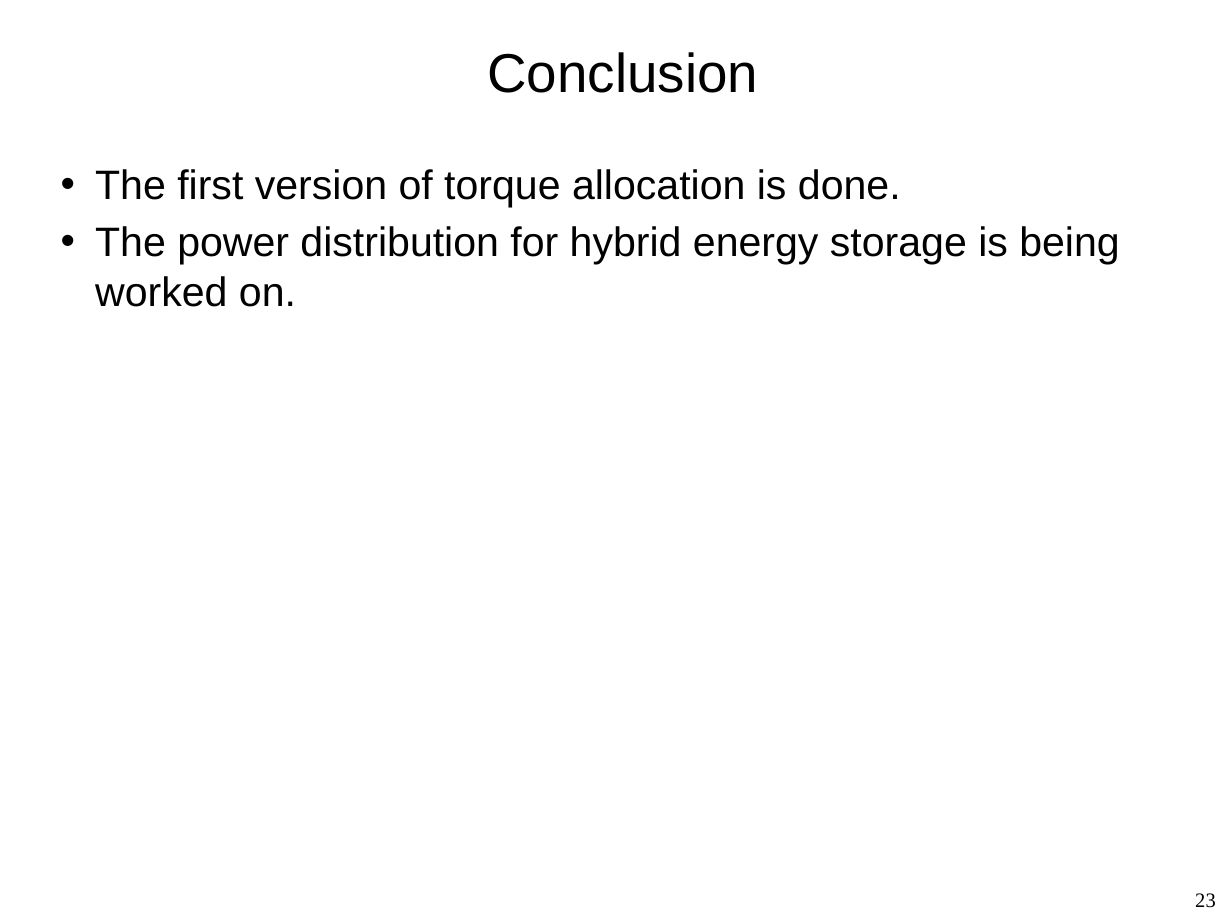
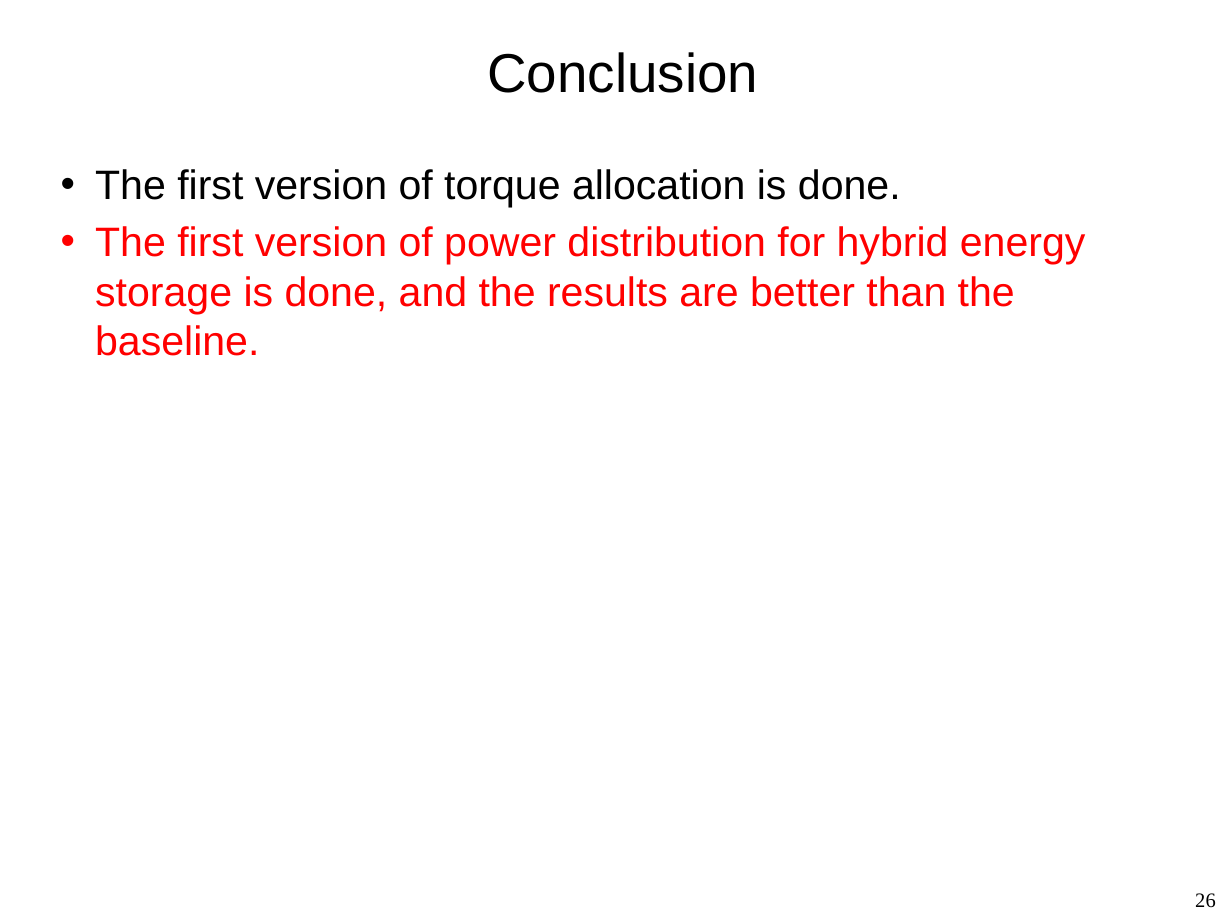
Before and after one commit to david54573/MPC-for-fuel-cell-hybrid-EMA, a slide deck: slide 26 of MVC2023_EMA.pptx (slide 23 before the commit). Drawn at 1232x924 pixels with LibreOffice and Linux fonts; fonts in the diff are those of the drawing; background and template pictures are left out. Boxes give left, top, right and bottom in pixels: in the first picture for what was removed or moved away, otherwise in the second. Text is boxed around its words. In the diff, an @@ line names an element or a change of style, - is before the commit and + after.

```diff
--- a/MVC2023_EMA.pptx
+++ b/MVC2023_EMA.pptx
@@ text at [95,226,1086,356]: text changed; text colour #000000 to #FF0000 @@
-• The power distribution for hybrid energy storage is being worked on.
+• The first version of power distribution for hybrid energy storage is done, and the results are better than the baseline.
@@ page number at [1195,893,1216,908]: text changed @@
-23
+26
```
Also in this commit, not shown: 2 other slides changed, 3 slides added, 1 other file.
